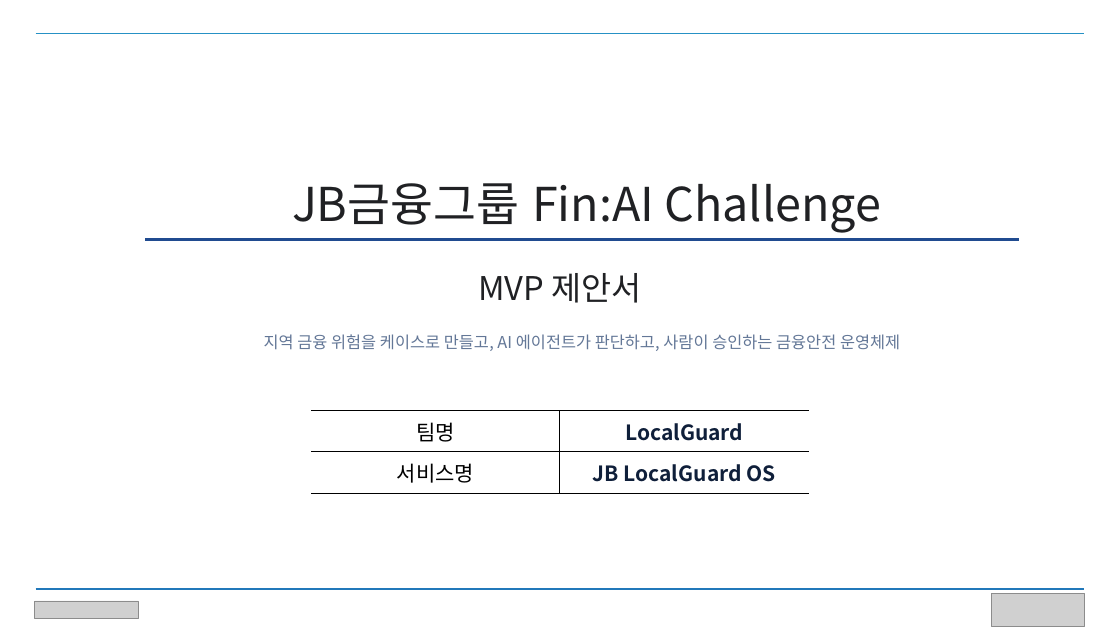
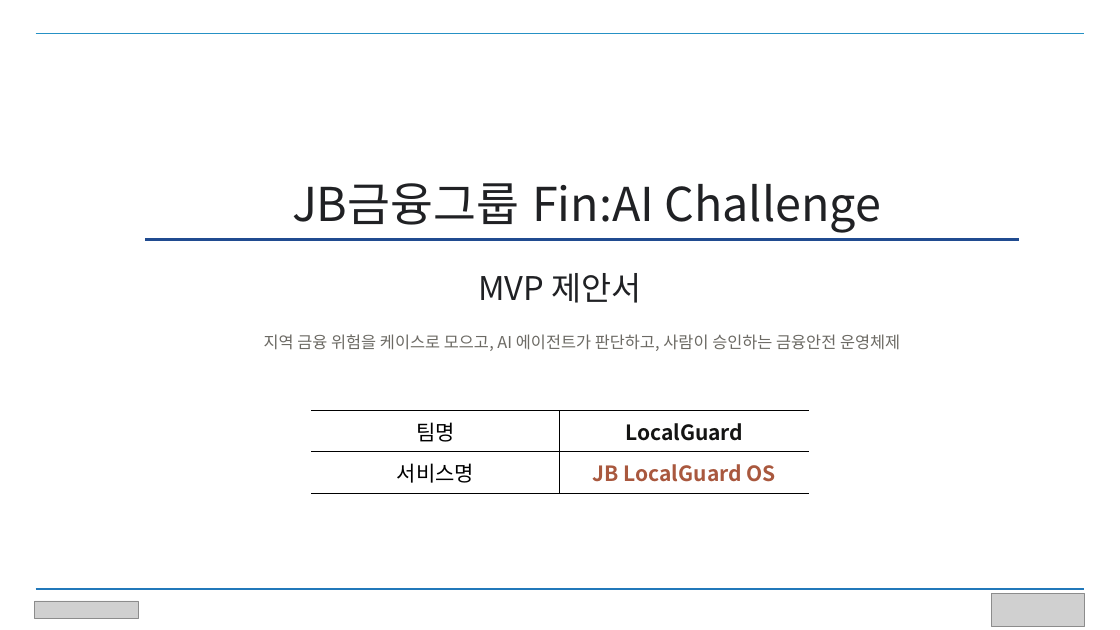
Before and after one commit to LSB-afk/JB-FinAI-Challenge-GoLAB-JByond, a slide deck: slide 1 of 00_제출/발표자료/[LocalGuard] JB금융그룹 Fin AI Challenge MVP제안서.pptx. Drawn at 1120x630 pixels with LibreOffice and Linux fonts; fonts in the diff are those of the drawing; grey boxes stand for pictures. Boxes give left, top, right and bottom in pixels: in the first picture for what was removed or moved away, otherwise in the second. Text is boxed around its words. In the diff, an @@ line names an element or a change of style, - is before the commit and + after.

```diff
--- a/00_제출/발표자료/[LocalGuard] JB금융그룹 Fin AI Challenge MVP제안서.pptx
+++ b/00_제출/발표자료/[LocalGuard] JB금융그룹 Fin AI Challenge MVP제안서.pptx
@@ text at (x1=264, y1=334, x2=900, y2=351): text changed; text colour #637797 to #6C6A64 @@
-지역 금융 위험을 케이스로 만들고, AI 에이전트가 판단하고, 사람이 승인하는 금융안전 운영체제
+지역 금융 위험을 케이스로 모으고, AI 에이전트가 판단하고, 사람이 승인하는 금융안전 운영체제
@@ table at (x1=311, y1=411, x2=808, y2=493) @@
@@ text colour #0F1F3A to #141413 in "LocalGuard" @@
@@ text colour #0F1F3A to #A9583E in "JB LocalGuard OS" @@
```
Also in this commit, not shown: 7 other slides changed, 5 other files.
